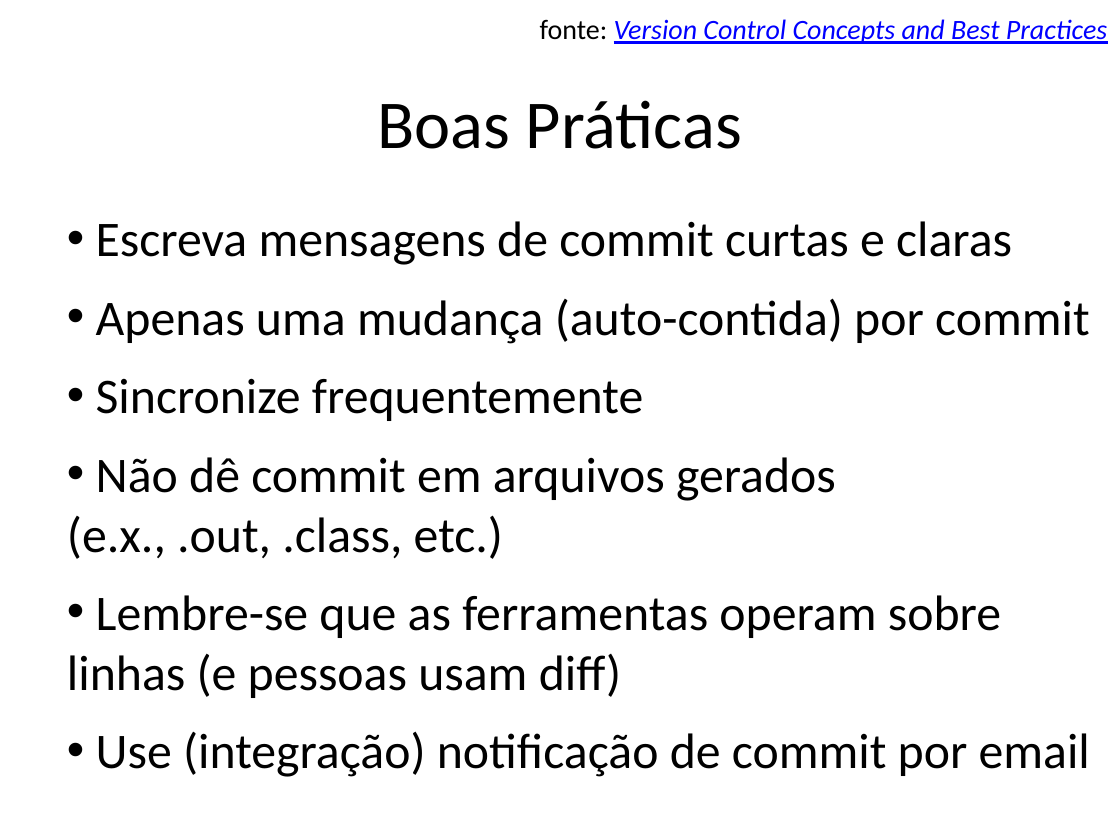
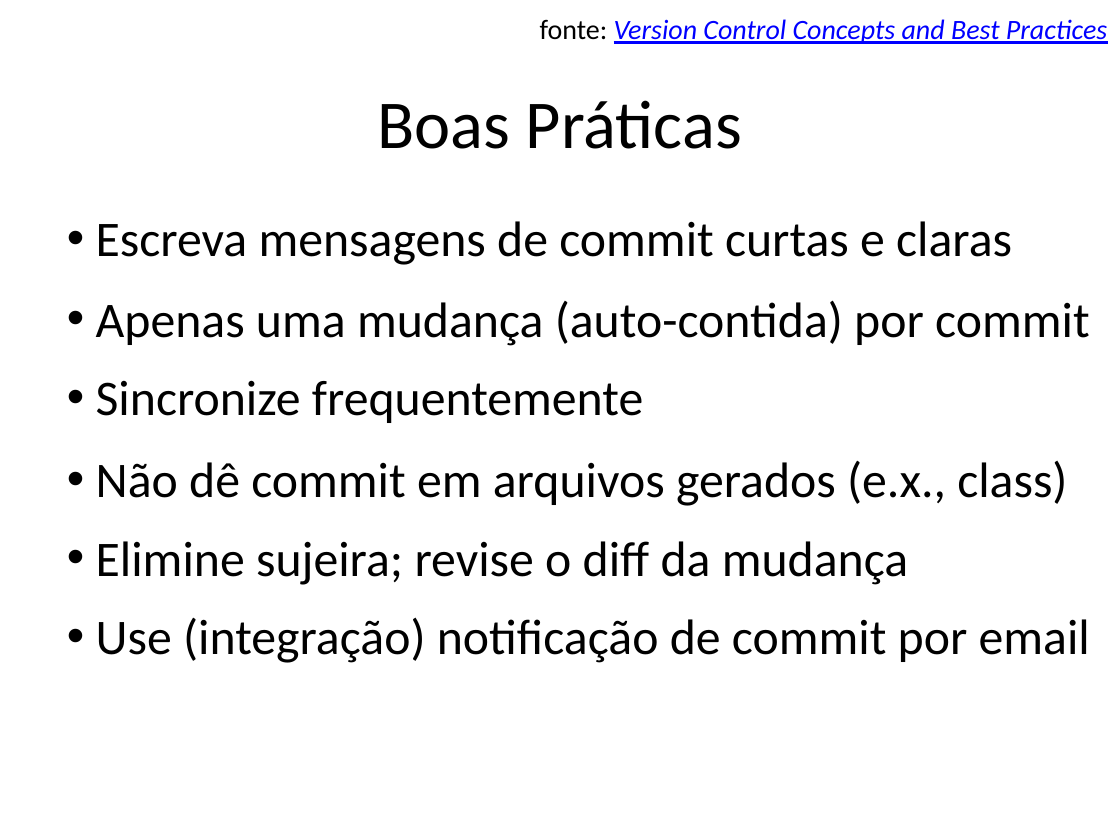
Before and after one commit to STAR-RG/testing-cin, a slide deck: slide 56 of slides.pptx. Drawn at 1120x840 pixels with LibreOffice and Linux fonts; fonts in the diff are those of the drawing. Boxes give left, top, right and bottom in pixels: in the first picture for what was removed or moved away, otherwise in the second. Text is boxed around its words. In the diff, an @@ line names an element or a change of style, - is before the commit and + after.

```diff
--- a/slides.pptx
+++ b/slides.pptx
@@ text at (96, 461, 1067, 585): text changed @@
-• Não dê commit em arquivos gerados (e.x., .out, .class, etc.)
-• Lembre-se que as ferramentas operam sobre linhas (e pessoas usam diff)
+• Não dê commit em arquivos gerados (e.x., class)
+• Elimine sujeira; revise o diff da mudança
```
Also in this commit, not shown: 6 other slides changed.
